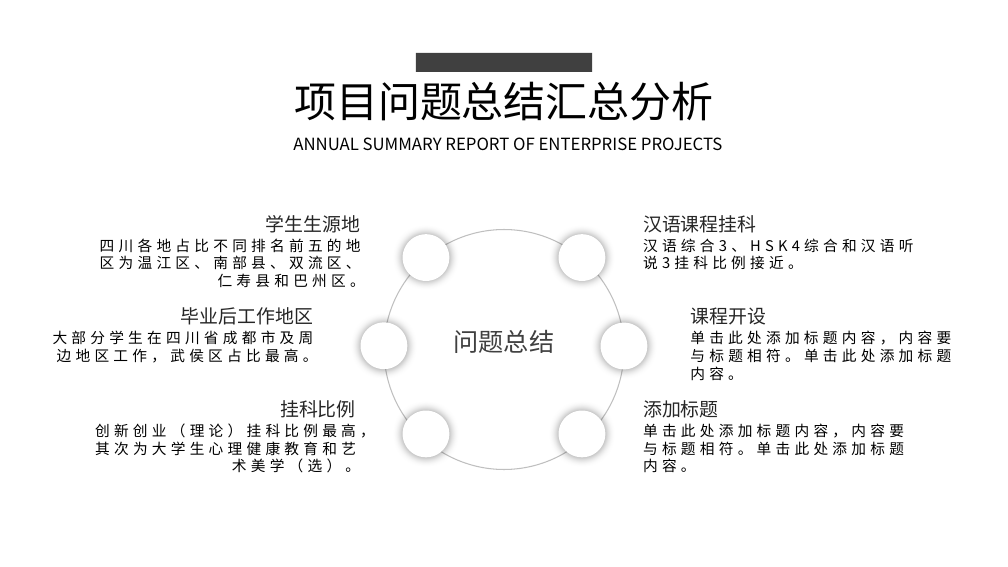
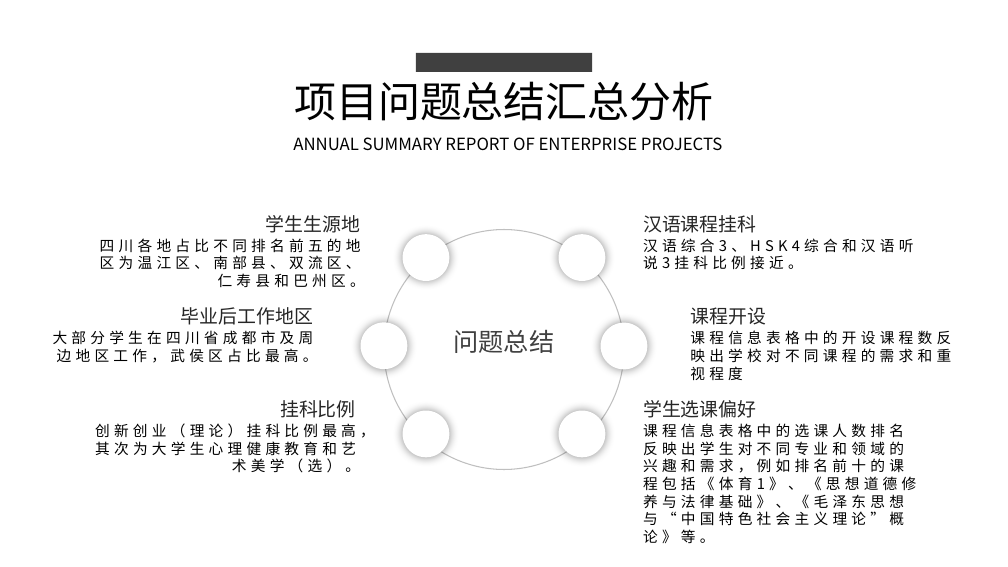
Before and after one commit to 1802024110/School-Assignment, a slide deck: slide 16 of BigData/分析.pptx (slide 14 before the commit). Drawn at 1008x567 pixels with LibreOffice and Linux fonts; fonts in the diff are those of the drawing. Boxes give left, top, right and bottom in pixels: in the first picture for what was removed or moved away, otherwise in the second. Text is boxed around its words. In the diff, an @@ line names an element or a change of style, - is before the commit and + after.

```diff
--- a/BigData/分析.pptx
+++ b/BigData/分析.pptx
@@ text at bbox=[690, 330, 952, 380]: text changed @@
-单击此处添加标题内容，内容要与标题相符。单击此处添加标题内容。
+课程信息表格中的开设课程数反映出学校对不同课程的需求和重视程度
@@ text at bbox=[643, 400, 756, 418]: text changed @@
-添加标题
+学生选课偏好
@@ text at bbox=[643, 423, 916, 543]: text changed @@
-单击此处添加标题内容，内容要与标题相符。单击此处添加标题内容。
+课程信息表格中的选课人数排名反映出学生对不同专业和领域的兴趣和需求，例如排名前十的课程包括《体育1》、《思想道德修养与法律基础》、《毛泽东思想与“中国特色社会主义理论”概论》等。
```
Also in this commit, not shown: 2 other slides changed, 2 slides added, 2 other files.
